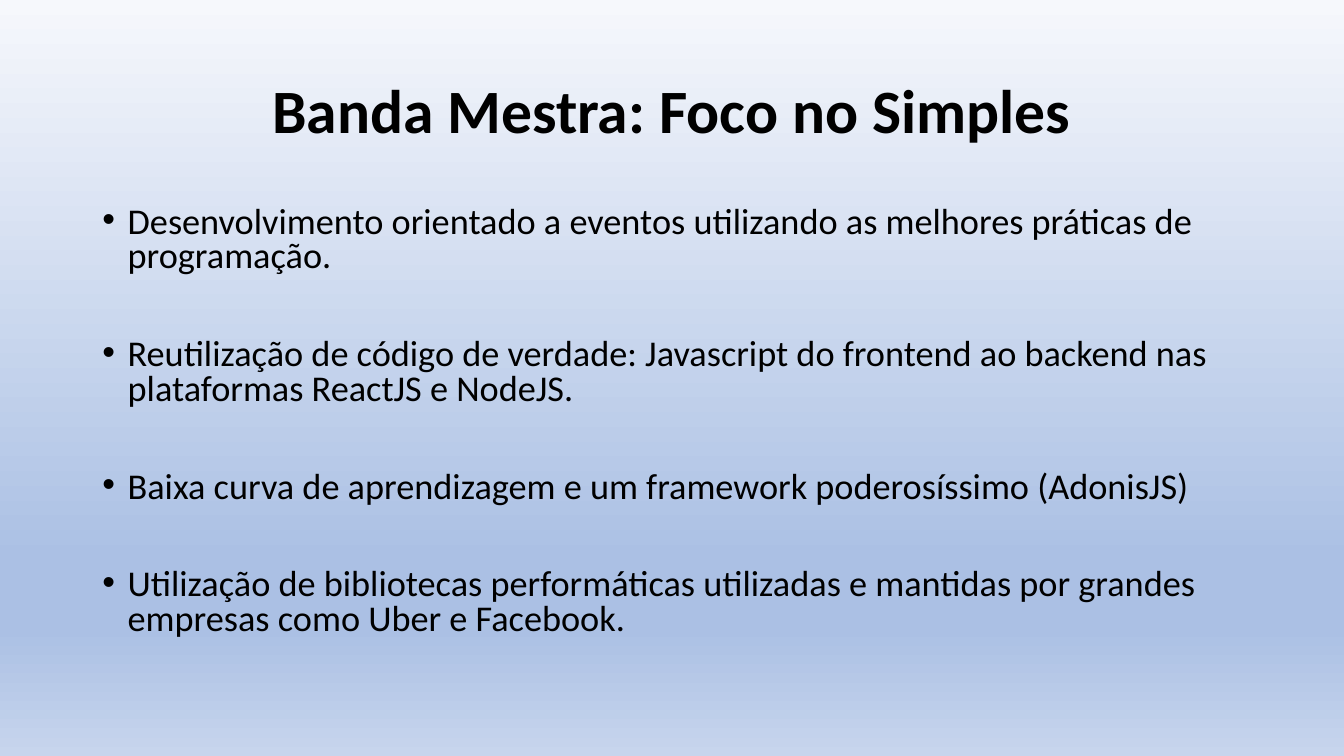
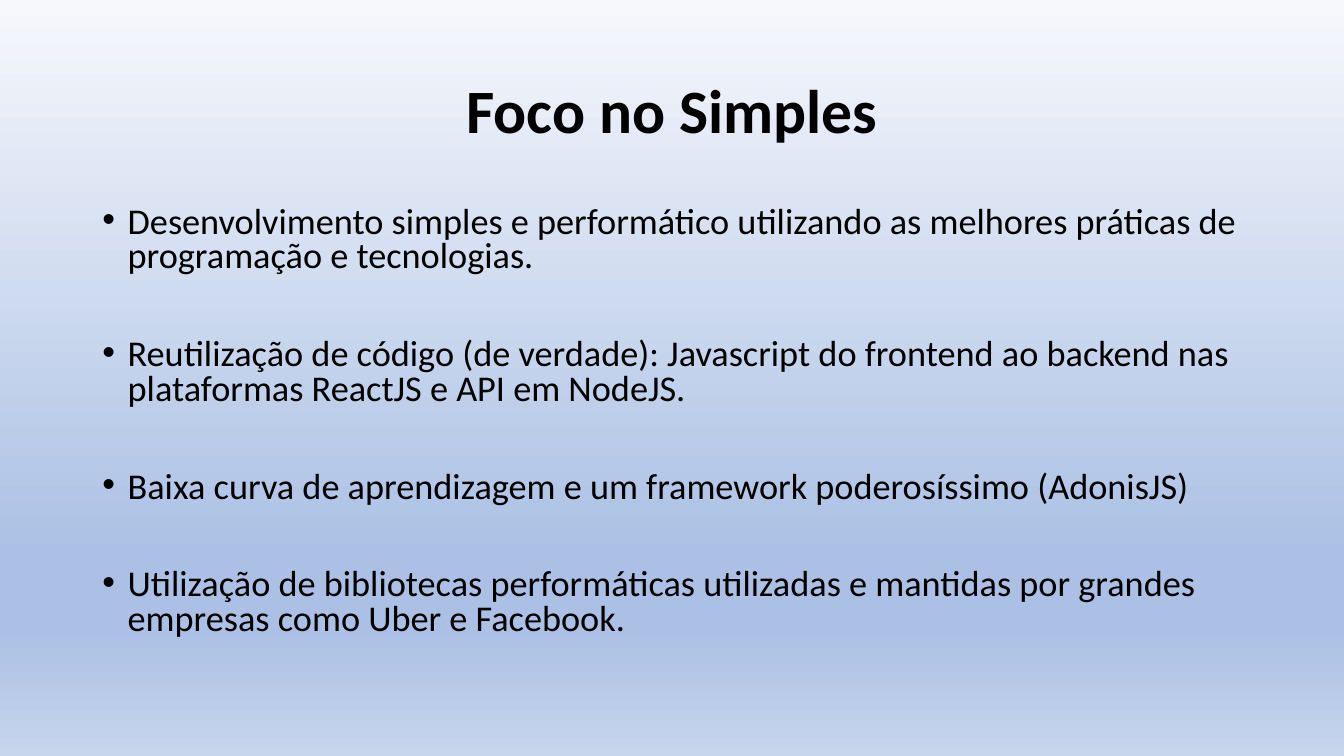
Before and after one commit to bprates10/banda-mestra-web, a slide deck: slide 7 of Banda Mestra Ap1.pptx (slide 6 before the commit). Drawn at 1344x756 pixels with LibreOffice and Linux fonts; fonts in the diff are those of the drawing. Boxes give left, top, right and bottom in pixels: in the first picture for what was removed or moved away, otherwise in the second. Text is boxed around its words. In the diff, an @@ line names an element or a change of style, - is before the commit and + after.

Commit message:
ajustes diversos e inclusao da grid de jogadores por evento

```diff
--- a/Banda Mestra Ap1.pptx
+++ b/Banda Mestra Ap1.pptx
@@ title at bbox=[466, 89, 877, 143]: text changed @@
-Banda Mestra: Foco no Simples
+Foco no Simples
@@ text at bbox=[128, 208, 1236, 407]: text changed @@
-• Desenvolvimento orientado a eventos utilizando as melhores práticas de programação.
-• Reutilização de código de verdade: Javascript do frontend ao backend nas plataformas ReactJS e NodeJS.
+• Desenvolvimento simples e performático utilizando as melhores práticas de programação e tecnologias.
+• Reutilização de código (de verdade): Javascript do frontend ao backend nas plataformas ReactJS e API em NodeJS.
```
Also in this commit, not shown: 9 other slides changed, 6 slides added, 1 slide removed, 6 other files.
